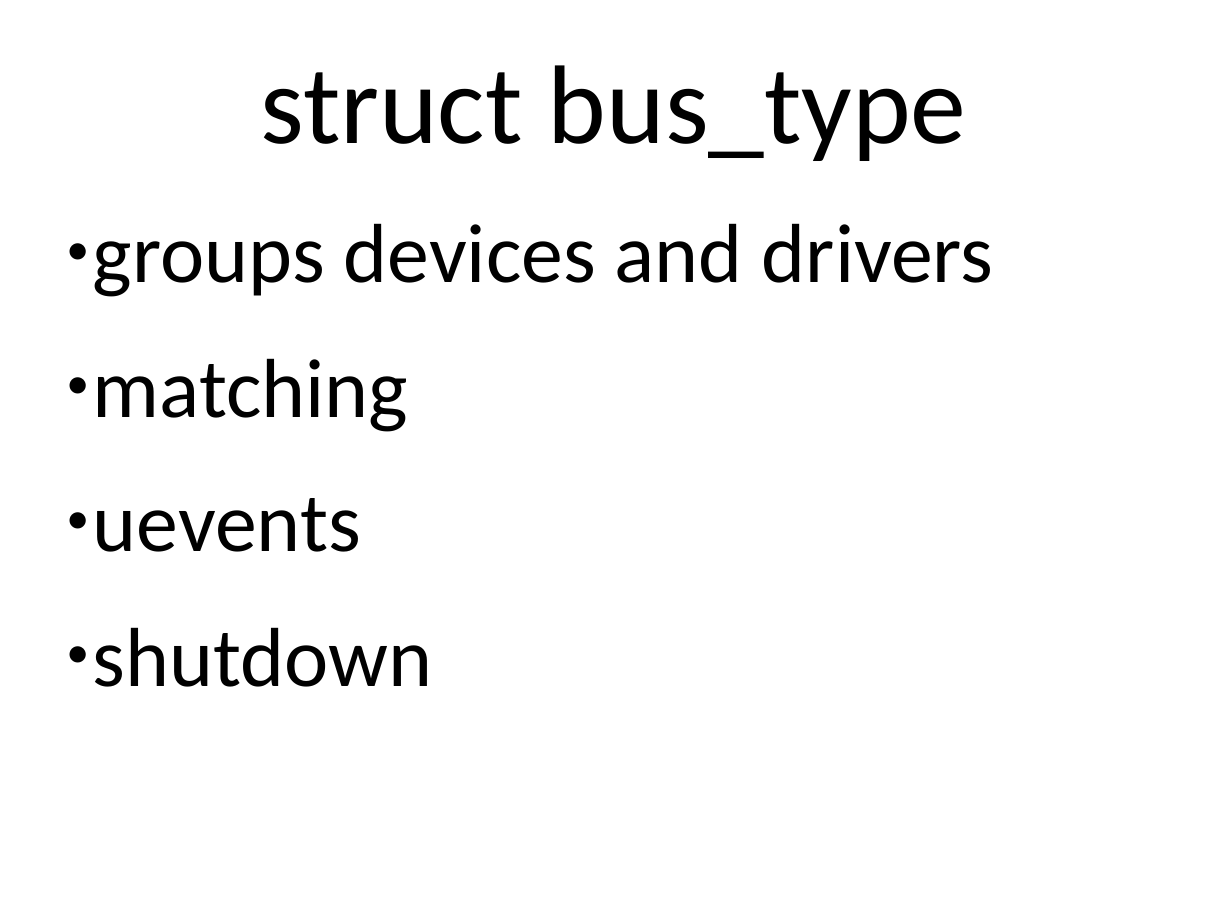
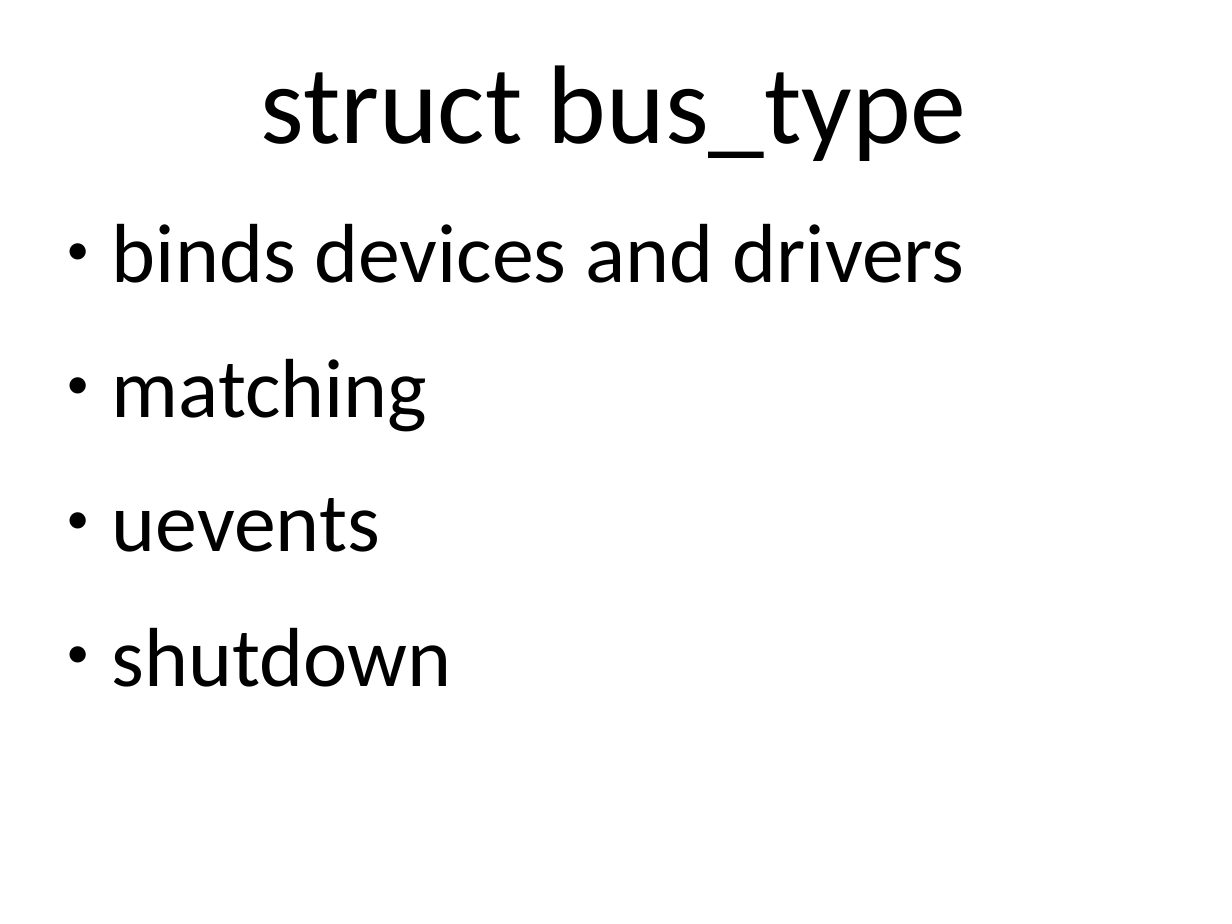
Before and after one commit to gregkh/presentation-driver-model, a slide deck: slide 11 of driver-model.odp (slide 12 before the commit). Drawn at 1232x924 pixels with LibreOffice and Linux fonts; fonts in the diff are those of the drawing. Boxes give left, top, right and bottom in pixels: in the first picture for what was removed or moved away, otherwise in the second. Text is boxed around its words. In the diff, an @@ line names an element or a change of style, - is before the commit and + after.

```diff
--- a/driver-model.odp
+++ b/driver-model.odp
@@ text at (x1=112, y1=223, x2=965, y2=283): text changed @@
-● groups devices and drivers
+● binds devices and drivers
```
Also in this commit, not shown: 3 other slides changed, 10 slides added, 10 slides removed.
